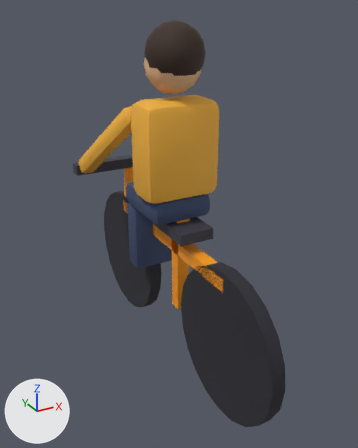
Renders of the glTF model public/models/bicycle.glb from each side of a commit.
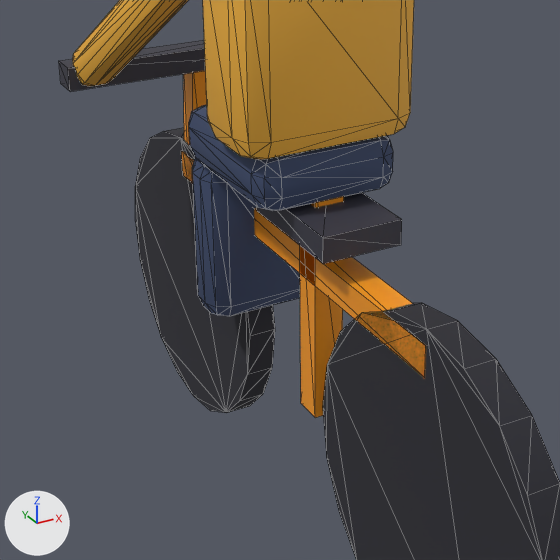
Each version is shown whole from a 50 mm camera at (-0.997, -1.898, 1.63) aimed at (0.019, -0.052, 0.706), then close up on the part from 14% to 78% of the width and 31% to 82% of the height. The lights are fixed; the arrows at lower left show +X, +Y and +Z. The older version's two pictures come first. The close-ups show mesh edges as thin lines.

Objects in the first close-up: 'body'.
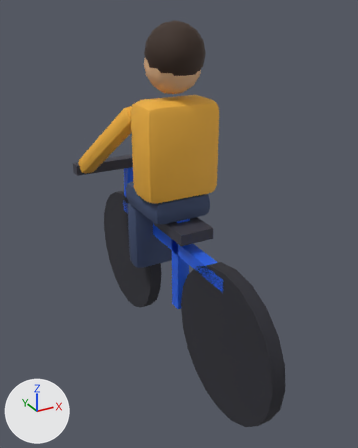
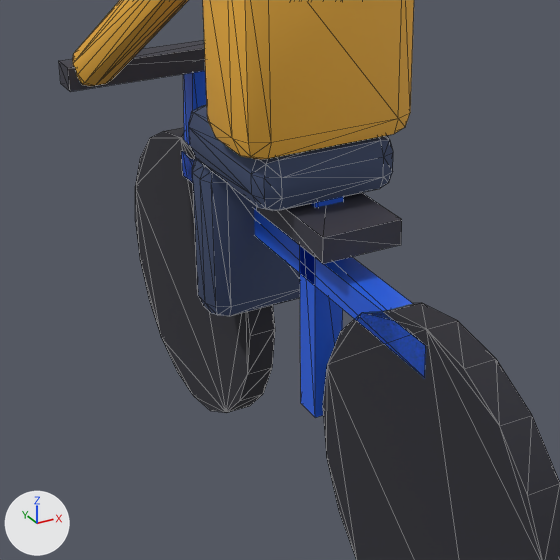
Boxes [x1, y1, x2, y2] around the edits, measured in the close-ups (560 x 560 px):
```json
{"object": "body", "change": "recoloured", "before": [112, 67, 429, 419], "after": [112, 67, 429, 419], "on screen": "orange to blue"}
```

Scene script edits in JSON lines:
```json
{"op": "set", "path": "mat_bicycle_frame.base_color", "old": "(1.0, 0.347, 0.0116)", "new": "(0.0185, 0.125, 0.831)", "note": "orange #ff9f1c -> blue #2563eb"}
```
